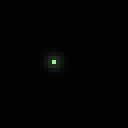
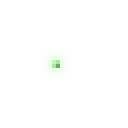
Comparing the layer stacks of the two (128, 128) images. Changes:
added group "Group 1" with 1 layers above "Layer 2" over [52, 60, 60, 68]
moved "Layer 3" into group "Group 1", painted on it over [52, 60, 60, 68]
hid "Layer 2" over [0, 0, 128, 128]
hid "Layer 1" over [0, 0, 128, 128]
